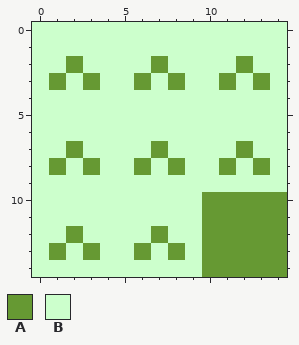
Edited in one commit: pixel-art sprite (resources/public/assets/water-land-corner.gif). The picture above is the old version.
The file is 15x15 pixels.
Palette (. is transparent): A #669933  B #ccffcc
Pixels before, first column x 0:
 0 BBBBBBBBBBBBBBB
 1 BBBBBBBBBBBBBBB
 2 BBABBBBABBBBABB
 3 BABABBABABBABAB
 4 BBBBBBBBBBBBBBB
 5 BBBBBBBBBBBBBBB
 6 BBBBBBBBBBBBBBB
 7 BBABBBBABBBBABB
 8 BABABBABABBABAB
 9 BBBBBBBBBBBBBBB
10 BBBBBBBBBBAAAAA
11 BBBBBBBBBBAAAAA
12 BBABBBBABBAAAAA
13 BABABBABABAAAAA
14 BBBBBBBBBBAAAAA
Once edited:
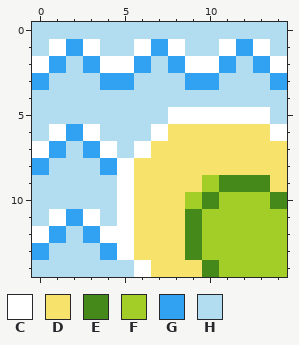
Colours new in this view: C #ffffff  D #f7e26b  E #44891a  F #a3ce27  G #31a2f2  H #b2dcef
Difference:
Changed rows in their new state; - is an unchanged pixel.
first column x 0:
 0 HHHHHHHHHHHHHHH
 1 HCGCHHCGCHHCGCH
 2 CGHGCCGHGCCGHGC
 3 GHHHGGHHHGGHHHG
 4 HHHHHHHHHHHHHHH
 5 HHHHHHHHCCCCCCH
 6 HCGCHHHCDDDDDDC
 7 CGHGCHCDDDDDDDD
 8 GHHHGCDDDDDDDDD
 9 HHHHHCDDDDFEEED
10 HHHHHCDDDFEFFFE
11 HCGCHCDDDEFFFFF
12 CGHGCCDDDEFFFFF
13 GHHHGCDDDEFFFFF
14 HHHHHHCDDDEFFFF
